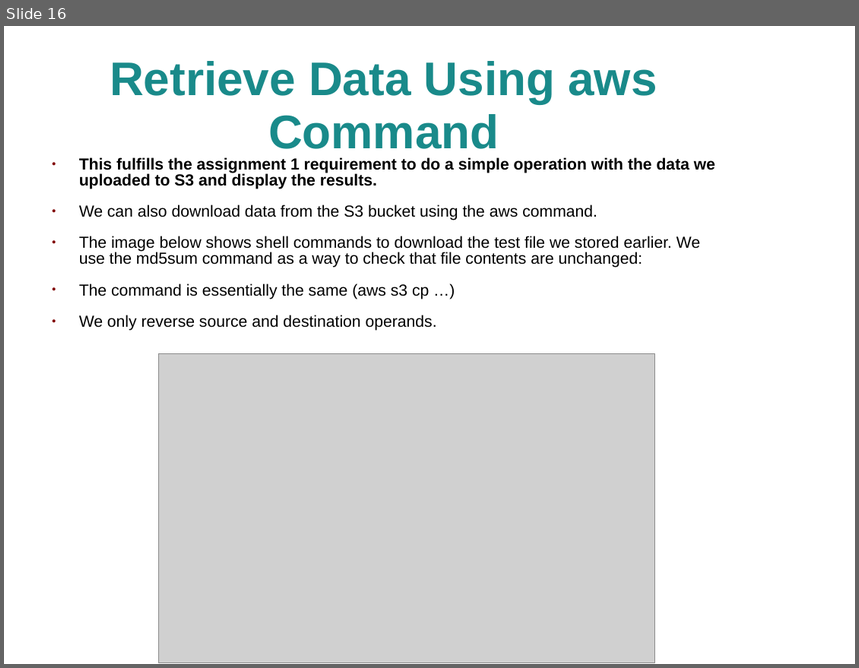
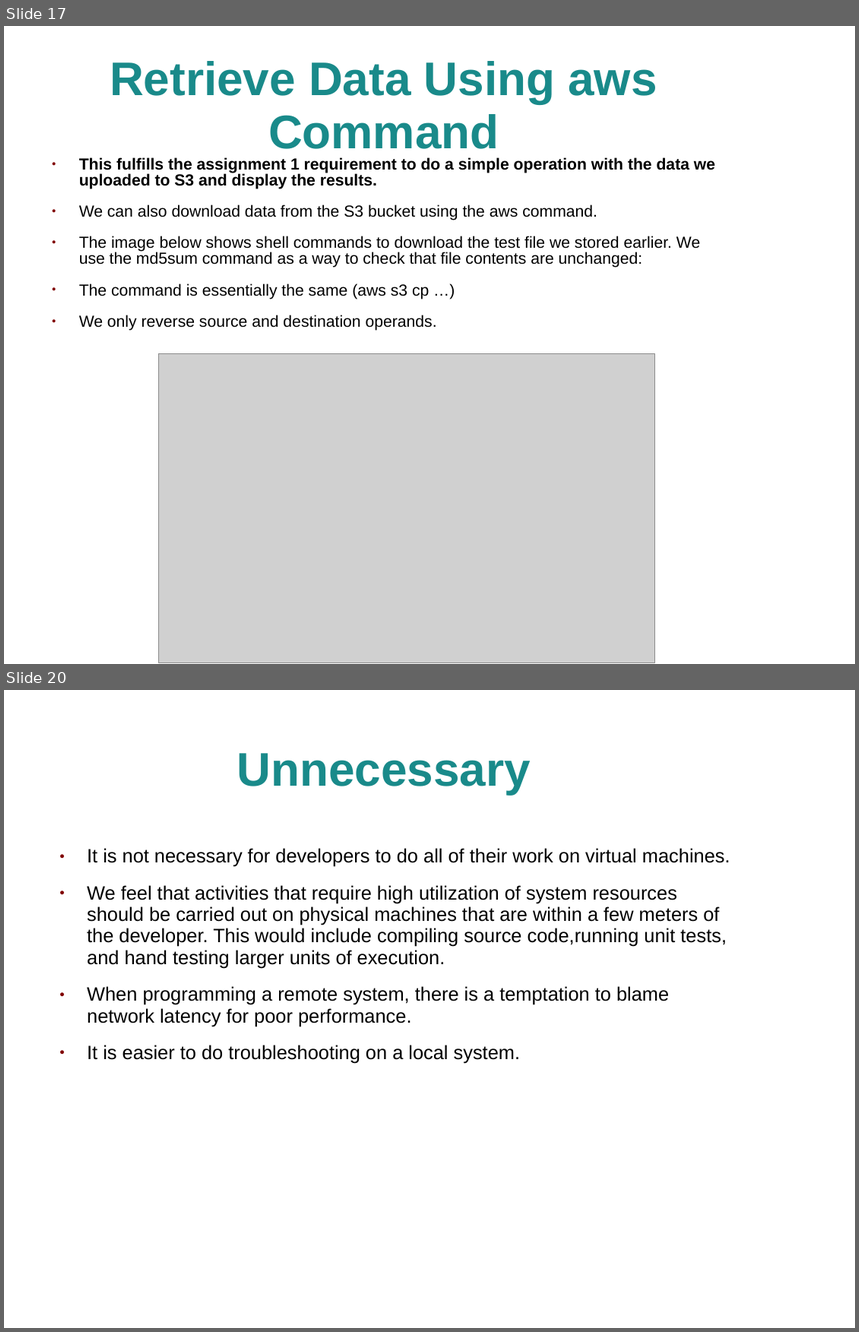
Before and after one commit to jhancock1975/cloud, a slide deck: assignment-1/assignment-1.ppt. Shown one above the other, each under a label of ours: slide 16 before the commit, slides 17 and 20 after it; the slides between them are not shown. The pictures are 859x668 and 859x1332 pixels, drawn with LibreOffice and Linux fonts; fonts in the diff are those of the drawing; grey boxes stand for pictures; background and template pictures are left out. Boxes give left, top, right and bottom in pixels: in the first picture for what was removed or moved away, otherwise in the second. Text is boxed around its words. In the diff, an @@ line names an element or a change of style, - is before the commit and + after.

```diff
--- a/assignment-1/assignment-1.ppt
+++ b/assignment-1/assignment-1.ppt
@@ slide 20 added at [4, 690, 855, 1328], background picture (left out) @@
@@ title added at [237, 753, 531, 794], 44 pt, text #198A8A, bold @@
+Unnecessary
@@ text added at [87, 848, 731, 1064], 18 pt, text #000000 @@
+● It is not necessary for developers to do all of their work on virtual machines.
+● We feel that activities that require high utilization of system resources should be carried out on physical machines that are within a few meters of the developer. This would include compiling source code,running unit tests, and hand testing larger units of execution.
+● When programming a remote system, there is a temptation to blame network latency for poor performance.
+● It is easier to do troubleshooting on a local system.
@@ what was slide 16 is now slide 17 @@
```
Also in this commit, not shown: 2 slides changed, 15 other slides added, 1 slide removed, 4 other files.
